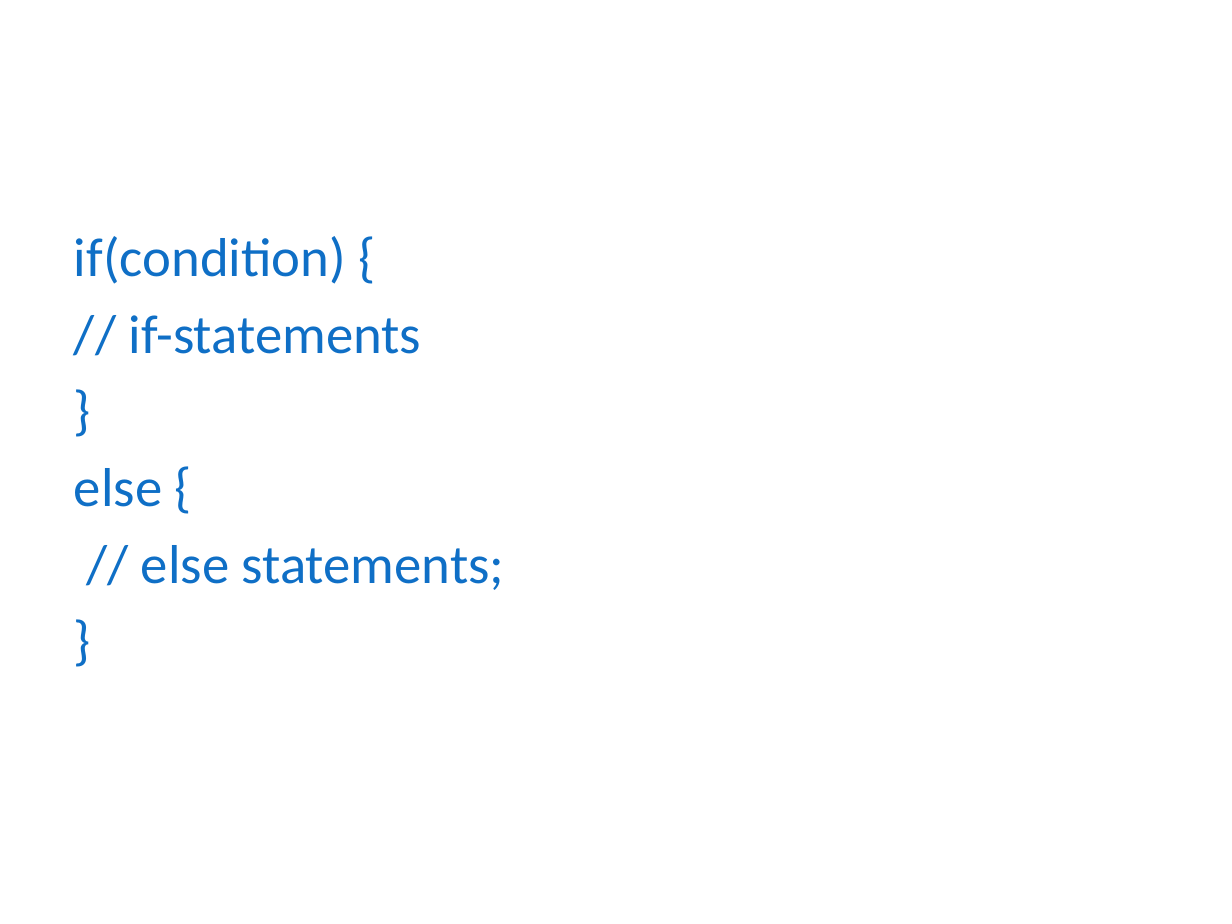
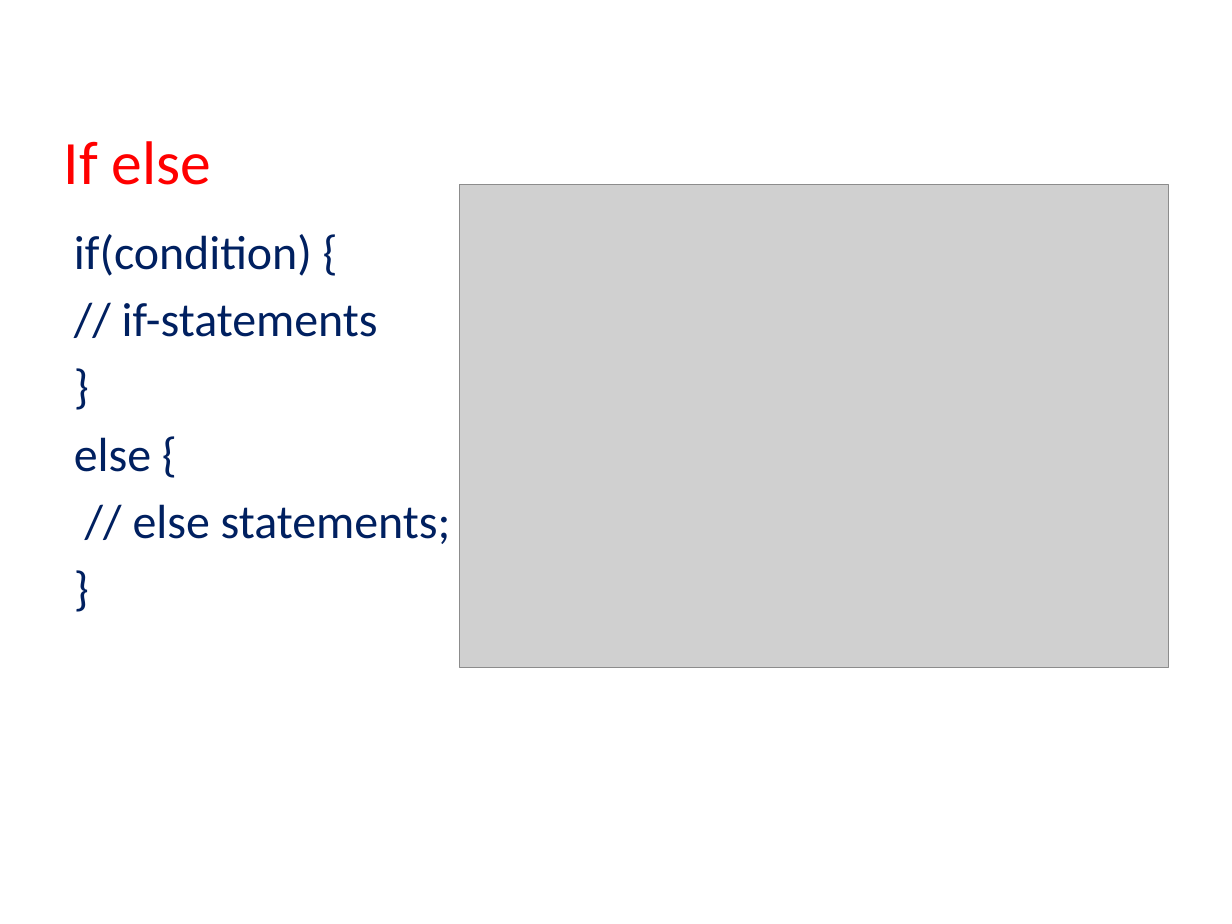
Before and after one commit to vishalamc/CAP489, a slide deck: slide 35 of typescriptVariablesTypesCntrolStructure.pptx (slide 31 before the commit). Drawn at 1232x924 pixels with LibreOffice and Linux fonts; fonts in the diff are those of the drawing; grey boxes stand for pictures; background and template pictures are left out. Boxes give left, top, right and bottom in pixels: in the first picture for what was removed or moved away, otherwise in the second. Text is boxed around its words. In the diff, an @@ line names an element or a change of style, - is before the commit and + after.

```diff
--- a/typescriptVariablesTypesCntrolStructure.pptx
+++ b/typescriptVariablesTypesCntrolStructure.pptx
@@ title added at (64, 141, 211, 185), 36 pt, text #FF0000 @@
+If else
@@ picture added at (460, 185, 1168, 668) @@
@@ text "if(condition) {" at (74, 234, 451, 544): size 32 to 28 pt, text colour #0F6FC6 to #002060 @@
```
Also in this commit, not shown: 25 other slides changed, 5 slides added, 2 slides removed, 5 other files.
